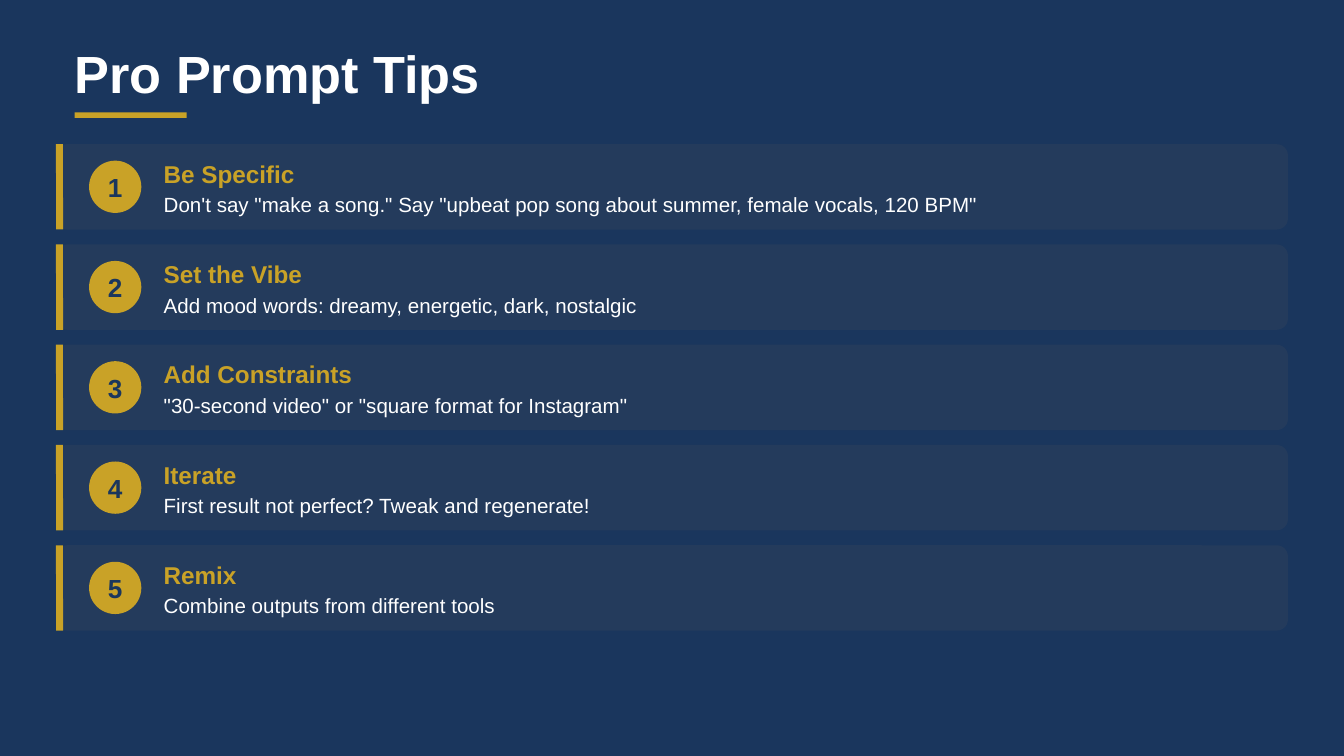
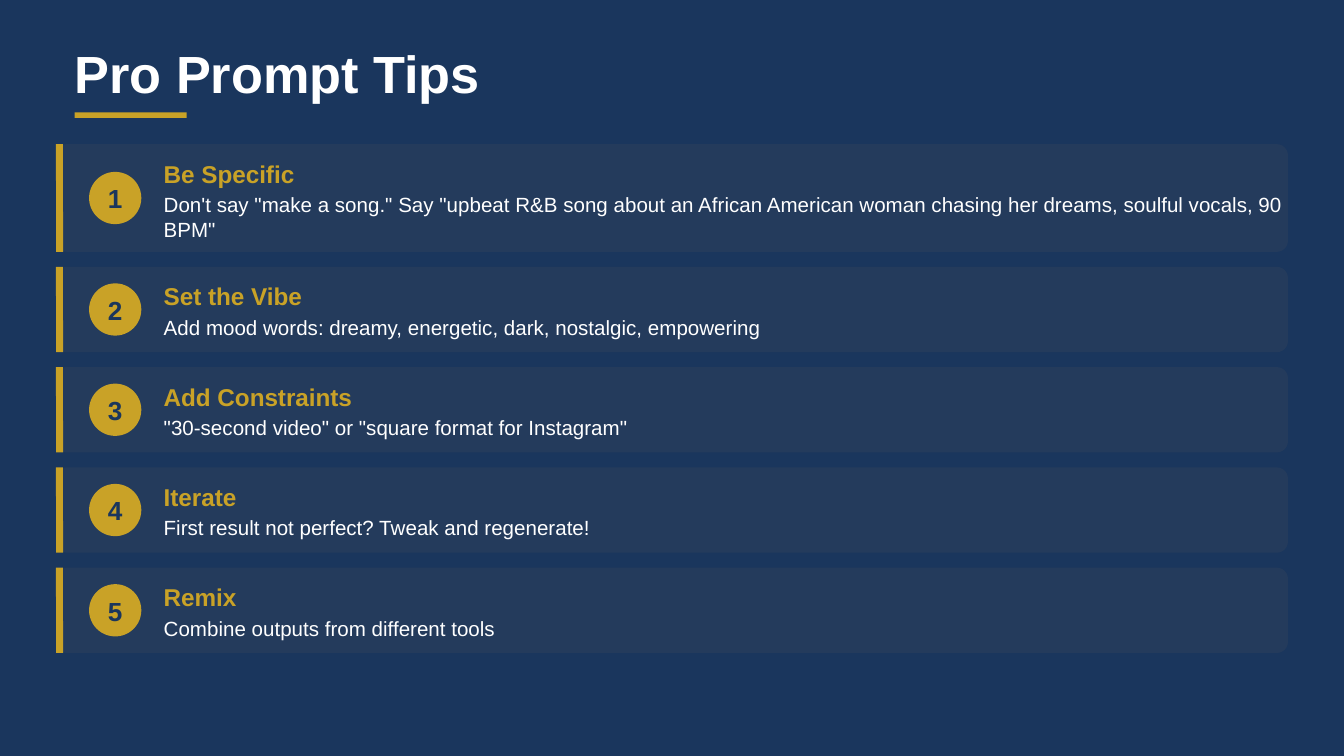
Before and after one commit to charlesmartinedd/caaasa-leadership-academy, a slide deck: slide 15 of AI-Creator-Lab-Deck.pptx. Drawn at 1344x756 pixels with LibreOffice and Linux fonts; fonts in the diff are those of the drawing. Boxes give left, top, right and bottom in pixels: in the first picture for what was removed or moved away, otherwise in the second. Text is boxed around its words. In the diff, an @@ line names an element or a change of style, - is before the commit and + after.

```diff
--- a/AI-Creator-Lab-Deck.pptx
+++ b/AI-Creator-Lab-Deck.pptx
@@ rounded rectangle: place and size @@
-rounded rectangle at <box>56,144,1289,230</box>
+rounded rectangle at <box>56,144,1289,251</box>
@@ rounded rectangle at <box>56,144,1289,251</box>: proportions changed @@
@@ line moved from (59, 144) - (59, 230) to (59, 144) - (59, 251) @@
@@ rounded rectangle: place and size @@
-rounded rectangle at <box>89,161,141,214</box>
+rounded rectangle at <box>89,172,141,224</box>
@@ text "1": place and size @@
-text "1" at <box>108,179,123,197</box>
+text "1" at <box>108,190,123,208</box>
@@ text at <box>164,197,1281,237</box>: text changed @@
-Don't say "make a song." Say "upbeat pop song about summer, female vocals, 120 BPM"
+Don't say "make a song." Say "upbeat R&B song about an African American woman chasing her dreams, soulful vocals, 90 BPM"
@@ text at <box>164,320,760,340</box>: text changed @@
-Add mood words: dreamy, energetic, dark, nostalgic
+Add mood words: dreamy, energetic, dark, nostalgic, empowering
@@ 6 texts, 5 rounded rectangles, 2 lines: place and size @@
-6 texts, 5 rounded rectangles, 2 lines at <box>56,261,1289,618</box>
+6 texts, 5 rounded rectangles, 2 lines at <box>56,284,1289,641</box>
@@ 5 texts, 3 rounded rectangles, 2 lines: place and size @@
-5 texts, 3 rounded rectangles, 2 lines at <box>56,245,1289,632</box>
+5 texts, 3 rounded rectangles, 2 lines at <box>56,267,1289,653</box>
```
Also in this commit, not shown: 3 other slides changed.
